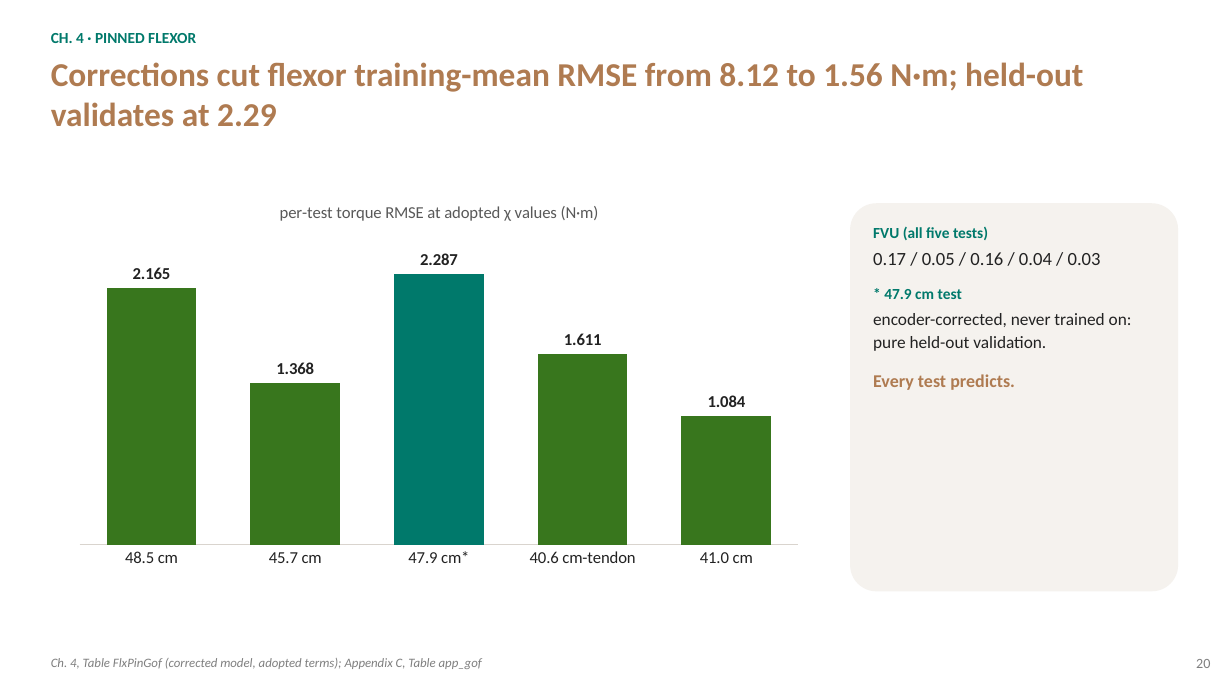
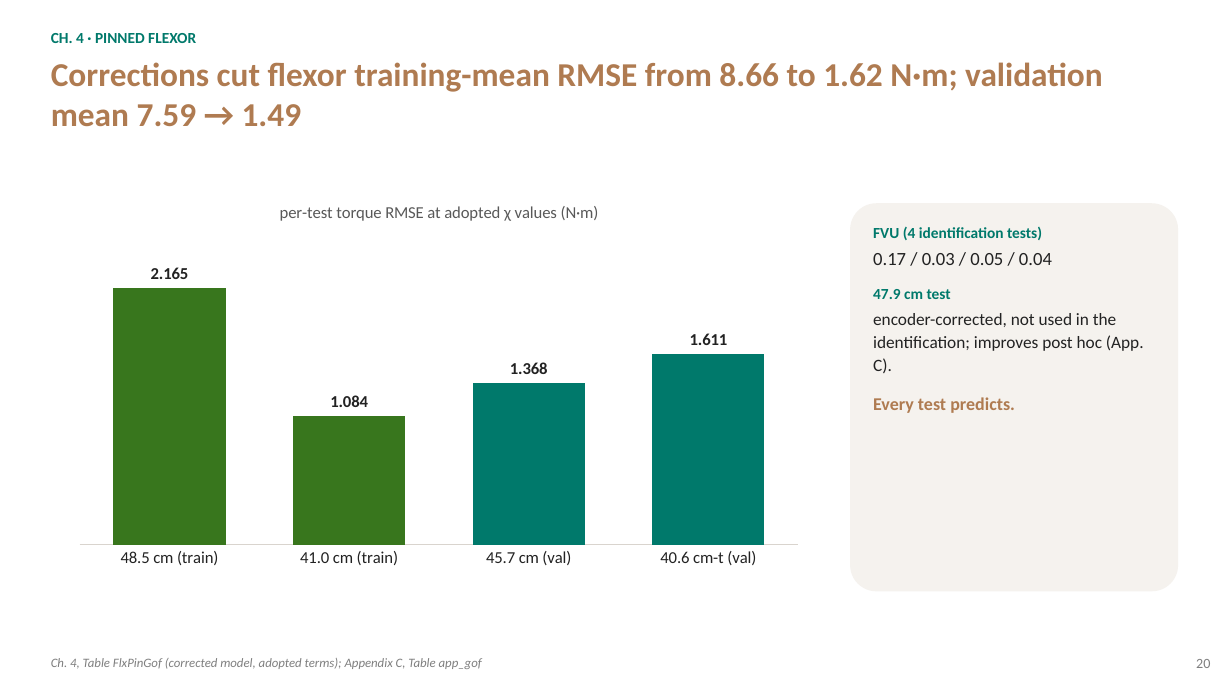
Before and after one commit to Agile-and-Adaptive-Robotics/Bipedal_Robot, a slide deck: slide 20 of Documentation/Reports and Papers/Dissertation/Defense/Bolen_Dissertation_Defense.pptx. Drawn at 1232x693 pixels with LibreOffice and Linux fonts; fonts in the diff are those of the drawing. Boxes give left, top, right and bottom in pixels: in the first picture for what was removed or moved away, otherwise in the second. Text is boxed around its words. In the diff, an @@ line names an element or a change of style, - is before the commit and + after.

```diff
--- a/Documentation/Reports and Papers/Dissertation/Defense/Bolen_Dissertation_Defense.pptx
+++ b/Documentation/Reports and Papers/Dissertation/Defense/Bolen_Dissertation_Defense.pptx
@@ text at [51, 62, 1103, 126]: text changed @@
-Corrections cut flexor training-mean RMSE from 8.12 to 1.56 N·m; held-out validates at 2.29
+Corrections cut flexor training-mean RMSE from 8.66 to 1.62 N·m; validation mean 7.59 → 1.49
@@ column chart at [65, 185, 813, 601] @@
-categories: 48.5 cm, 45.7 cm, 47.9 cm*, 40.6 cm-tendon, 41.0 cm
+categories: 48.5 cm (train), 41.0 cm (train), 45.7 cm (val), 40.6 cm-t (val)
-Series 1: 2.165, 1.368, 2.287, 1.611, 1.084
+Series 1: 2.165, 1.084, 1.368, 1.611
@@ text at [873, 227, 1144, 373]: text changed @@
-FVU (all five tests)
-0.17 / 0.05 / 0.16 / 0.04 / 0.03
-* 47.9 cm test
-encoder-corrected, never trained on: pure held-out validation.
+FVU (4 identification tests)
+0.17 / 0.03 / 0.05 / 0.04
+47.9 cm test
+encoder-corrected, not used in the identification; improves post hoc (App. C).
```
Also in this commit, not shown: 4 other slides changed, 15 other files.
